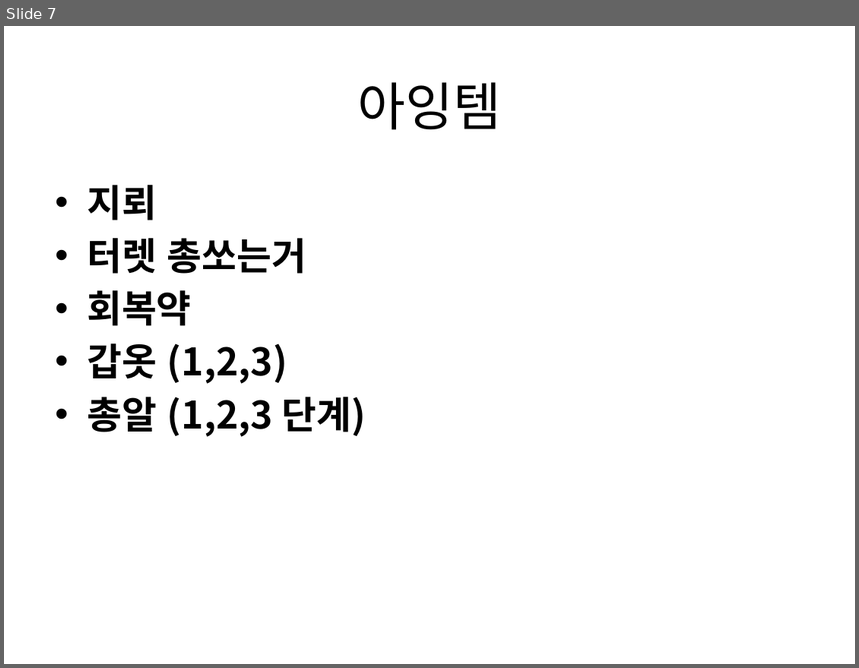
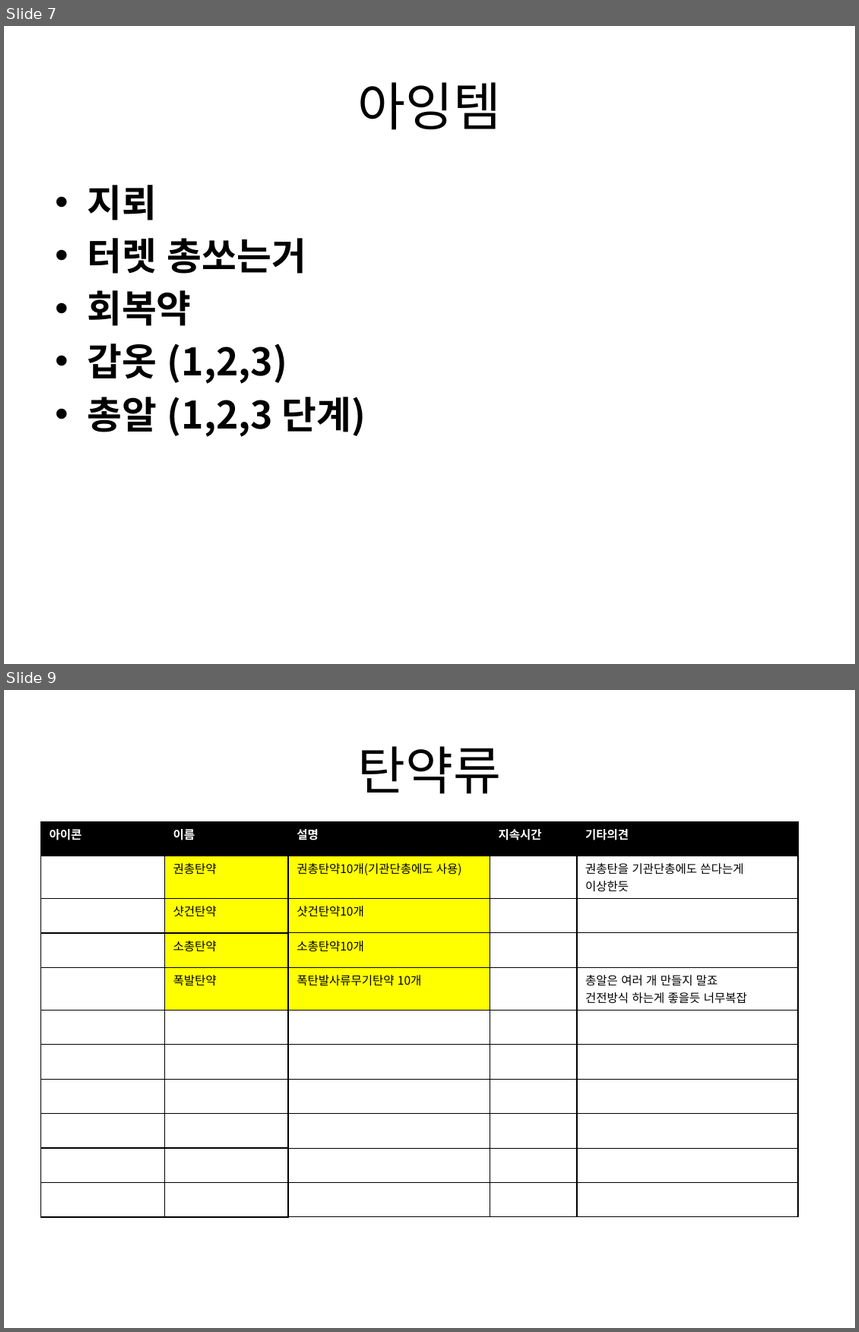
Before and after one commit to gkdlgndpdu/EscapeJail, a slide deck: EscapeJail/Assets/기획/스테이지1기획.pptx. Shown one above the other, each under a label of ours: slide 7 before the commit, slides 7 and 9 after it; the slides between them are not shown. The pictures are 859x668 and 859x1332 pixels, drawn with LibreOffice and Linux fonts; fonts in the diff are those of the drawing. Boxes give left, top, right and bottom in pixels: in the first picture for what was removed or moved away, otherwise in the second. Text is boxed around its words. In the diff, an @@ line names an element or a change of style, - is before the commit and + after.

```diff
--- a/EscapeJail/Assets/기획/스테이지1기획.pptx
+++ b/EscapeJail/Assets/기획/스테이지1기획.pptx
@@ slide 9 added at [4,690,855,1328], background #FFFFFF @@
@@ title added at [357,746,501,794], 44 pt, text #000000 @@
+탄약류
@@ table added at [40,822,797,1207], 11 rows, 5 columns @@
+아이콘 | 이름 | 설명 | 지속시간 | 기타의견
+ | 권총탄약 | 권총탄약10개(기관단총에도 사용) |  | 권총탄을 기관단총에도 쓴다는게 / 이상한듯
+ | 샷건탄약 | 샷건탄약10개 |  | 
+ | 소총탄약 | 소총탄약10개 |  | 
+ | 폭발탄약 | 폭탄발사류무기탄약 10개 |  | 총알은 여러 개 만들지 말죠 / 건전방식 하는게 좋을듯 너무복잡
+ |  |  |  | 
+ |  |  |  | 
+ |  |  |  | 
+ |  |  |  | 
+ |  |  |  | 
+ |  |  |  | 
```
Also in this commit, not shown: 4 slides changed, 1 other slide added, 6 other files.
